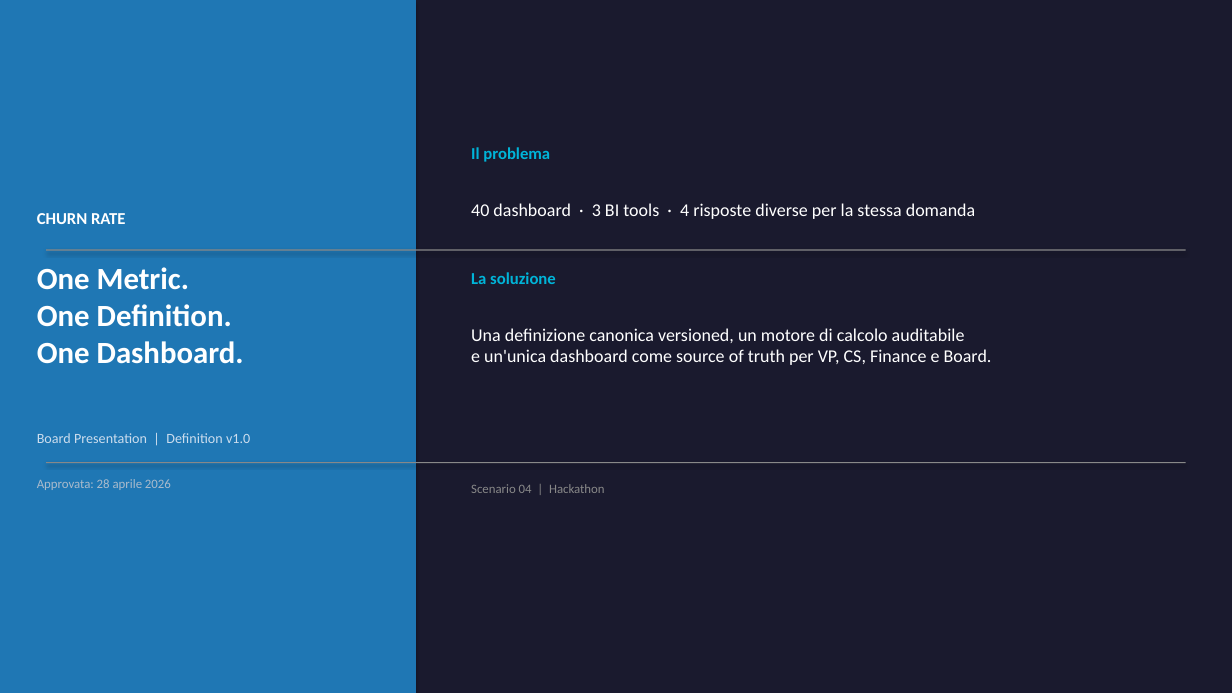
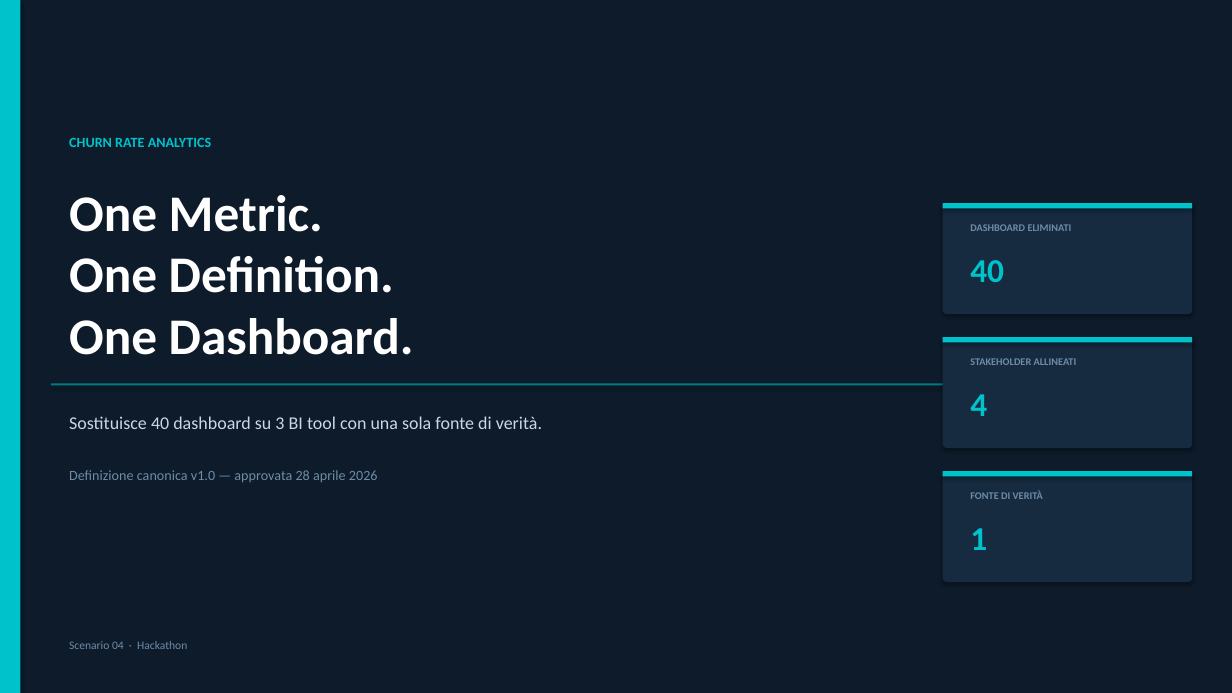
Before and after one commit to lorenzo-torreggiani/claude-code-hackathon, a slide deck: slide 1 of scenario-04/churn_rate_board_presentation.pptx. Drawn at 1232x693 pixels with LibreOffice and Linux fonts; fonts in the diff are those of the drawing. Boxes give left, top, right and bottom in pixels: in the first picture for what was removed or moved away, otherwise in the second. Text is boxed around its words. In the diff, an @@ line names an element or a change of style, - is before the commit and + after.

```diff
--- a/scenario-04/churn_rate_board_presentation.pptx
+++ b/scenario-04/churn_rate_board_presentation.pptx
@@ background #1A1A2E to #0D1B2A @@
@@ rectangle: place and size @@
-rectangle at box(0, 0, 416, 693)
+rectangle at box(0, 0, 20, 693)
@@ rectangle at box(0, 0, 20, 693): fill #1F77B4 to #00C2CB @@
@@ text at box(69, 138, 211, 147): text changed; size 13 to 11 pt; text colour #FFFFFF to #00C2CB @@
-CHURN RATE
+CHURN RATE ANALYTICS
@@ text removed at box(471, 147, 550, 162) @@
-Il problema
@@ text "One Metric. One Definition. One ...": place and size @@
-text "One Metric. One Definition. One ..." at box(37, 267, 244, 364)
+text "One Metric. One Definition. One ..." at box(69, 195, 414, 355)
@@ text "One Metric. One Definition. One ..." at box(69, 195, 414, 355): size 24 to 40 pt @@
@@ text removed at box(471, 203, 975, 219) @@
-40 dashboard · 3 BI tools · 4 risposte diverse per la stessa domanda
@@ rectangle: place and size @@
-rectangle at box(46, 250, 1186, 250)
+rectangle at box(943, 203, 1192, 209)
@@ rectangle at box(943, 203, 1192, 209): fill #888888 to #00C2CB @@
@@ rounded rectangle added at box(943, 203, 1192, 314), fill #162B40 @@
@@ text added at box(970, 224, 1072, 231), 8 pt, text #6E8CA8, bold @@
+DASHBOARD ELIMINATI
@@ text added at box(970, 260, 1004, 282), 26 pt, text #00C2CB, bold @@
+40
@@ text removed at box(471, 272, 556, 284) @@
-La soluzione
@@ text removed at box(471, 328, 992, 365) @@
-Una definizione canonica versioned, un motore di calcolo auditabile
-e un'unica dashboard come source of truth per VP, CS, Finance e Board.
@@ rounded rectangle added at box(943, 337, 1192, 448), fill #162B40 @@
@@ rectangle added at box(943, 337, 1192, 343), fill #00C2CB @@
@@ text added at box(970, 358, 1077, 365), 8 pt, text #6E8CA8, bold @@
+STAKEHOLDER ALLINEATI
@@ rectangle: place and size @@
-rectangle at box(46, 462, 1186, 463)
+rectangle at box(51, 384, 1181, 385)
@@ rectangle at box(51, 384, 1181, 385): fill #888888 to #007A82 @@
@@ text added at box(69, 416, 542, 429), 14 pt, text #C8D8E8 @@
+Sostituisce 40 dashboard su 3 BI tool con una sola fonte di verità.
@@ text added at box(970, 394, 987, 416), 26 pt, text #00C2CB, bold @@
+4
@@ text removed at box(37, 433, 250, 443) @@
-Board Presentation | Definition v1.0
@@ text at box(69, 470, 378, 482): text changed; size 10 to 11 pt; text colour #AABBCC to #6E8CA8 @@
-Approvata: 28 aprile 2026
+Definizione canonica v1.0 — approvata 28 aprile 2026
@@ rounded rectangle added at box(943, 471, 1192, 582), fill #162B40 @@
@@ rectangle added at box(943, 471, 1192, 477), fill #00C2CB @@
@@ text added at box(970, 491, 1043, 499), 8 pt, text #6E8CA8, bold @@
+FONTE DI VERITÀ
@@ text added at box(970, 528, 987, 550), 26 pt, text #00C2CB, bold @@
+1
@@ text at box(69, 641, 187, 649): text changed; size 10 to 9 pt; text colour #888888 to #6E8CA8 @@
-Scenario 04 | Hackathon
+Scenario 04 · Hackathon
```
Also in this commit, not shown: 8 other slides changed, 1 other file.
